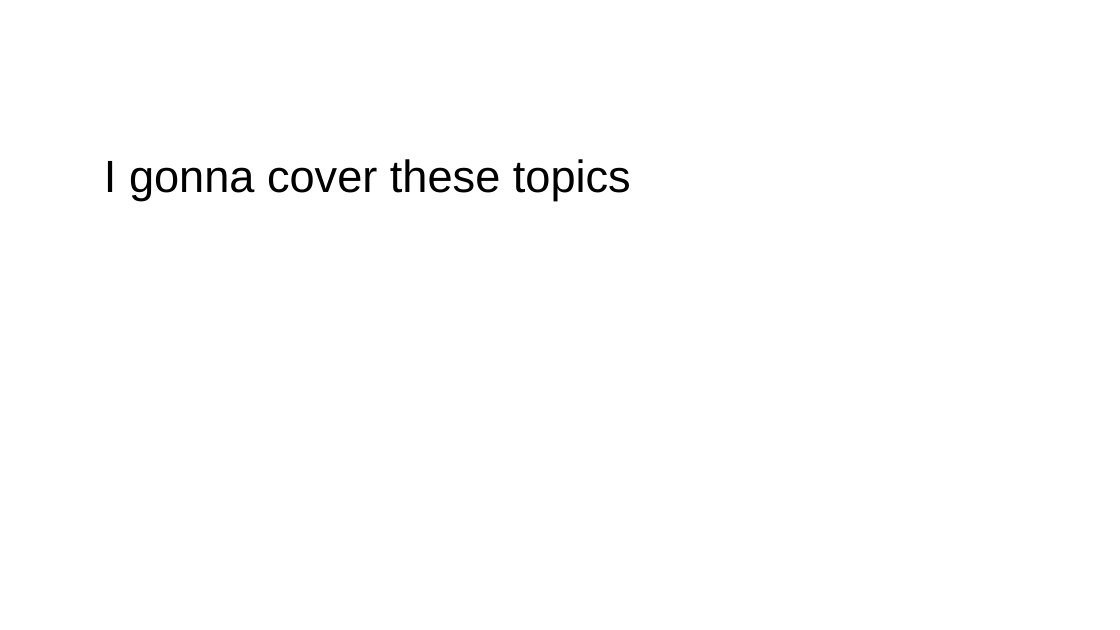
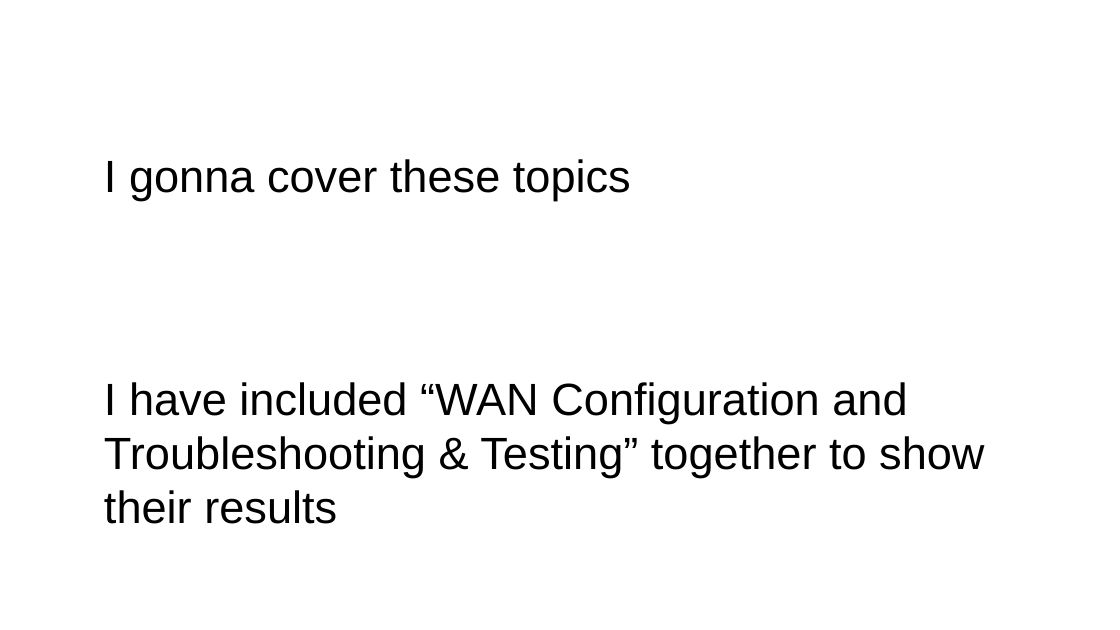
Before and after one commit to Advanced-Diploma-of-IT-Tel-Network-Eng/Assessments, a slide deck: slide 9 of TERM1-BLOCK1/2-ICTNWK541-Configure_Verify_Troubleshoot_WAN_links-IP_services/Assessmet_Task2/Task2/PacketTracer/guide-presentation.pptx. Drawn at 1120x630 pixels with LibreOffice and Linux fonts; fonts in the diff are those of the drawing. Boxes give left, top, right and bottom in pixels: in the first picture for what was removed or moved away, otherwise in the second. Text is boxed around its words. In the diff, an @@ line names an element or a change of style, - is before the commit and + after.

```diff
--- a/TERM1-BLOCK1/2-ICTNWK541-Configure_Verify_Troubleshoot_WAN_links-IP_services/Assessmet_Task2/Task2/PacketTracer/guide-presentation.pptx
+++ b/TERM1-BLOCK1/2-ICTNWK541-Configure_Verify_Troubleshoot_WAN_links-IP_services/Assessmet_Task2/Task2/PacketTracer/guide-presentation.pptx
@@ text at (104, 382, 984, 524): paragraph added @@
+I have included “WAN Configuration and Troubleshooting & Testing” together to show their results
```
Also in this commit, not shown: 1 other slide changed, 17 slides added, 16 slides removed, 2 other files.
